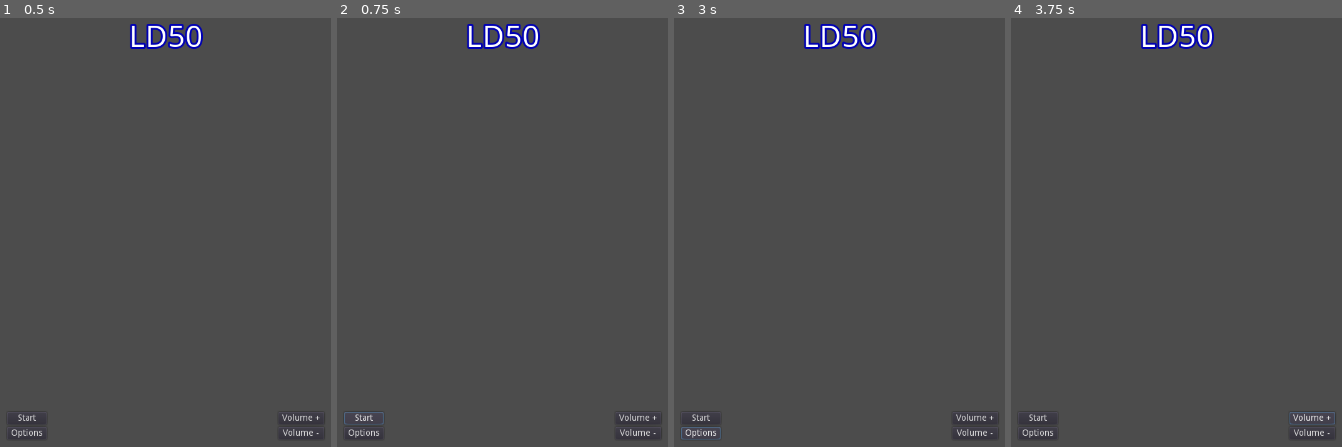
Above: before the commit, frames 1-4 (left to right).
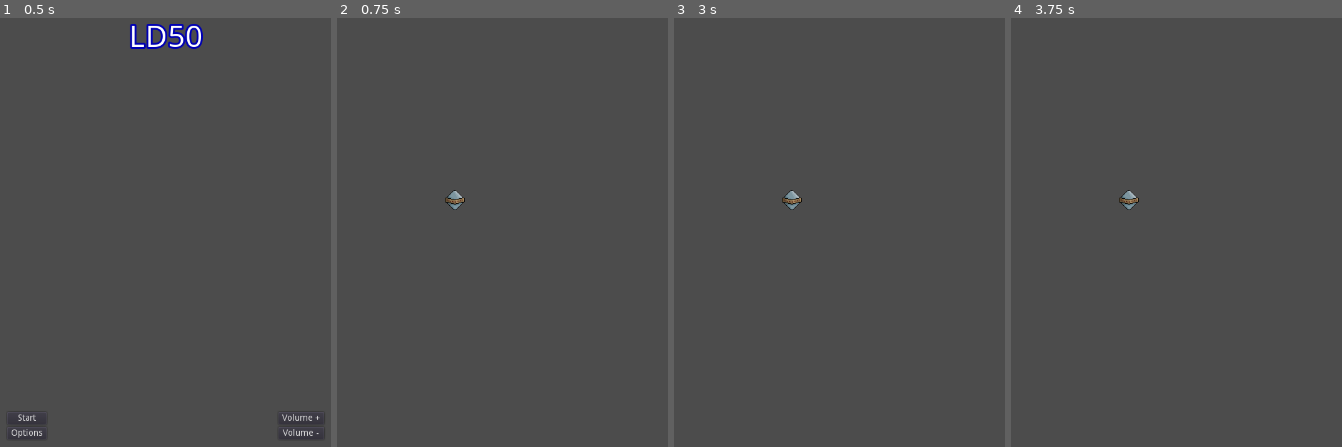
Above: after the commit, the same moments.

Repository: alpacanumerals/LD50
Game: Godot game, scene res://TitleScreen.tscn
The game is run twice, just before and just after one commit, with the same random seed, the same clock (stepped at 60 frames per second) and the same inputs.
Inputs (mouse positions are in pixels of both pictures, inside the frame that each line leads up to):
- Up to frame 1 (0.5 s): no input
- Up to frame 2 (0.75 s): click "Start" at 0.5 s
- Up to frame 3 (3 s): click (700, 416) at 1.25 s, where only the run before the commit has a clickable "Start"; click (700, 416) at 2 s, where only the run before the commit has a clickable "Start"; click (700, 434) at 2.75 s, where only the run before the commit has a clickable "Options"
- Up to frame 4 (3.75 s): click (1312, 416) at 3.5 s, where only the run before the commit has a clickable "Volume +"

Frame 1 is identical in both runs. In frame 2, 1.4% of the frame differs, in the area x 2-97%, y 1-99%; in frame 3, 1.4%; in frame 4, 1.4%.

Commit message:
switch to gameplay scene

Diff:
--- a/TitleScreen.gd
+++ b/TitleScreen.gd
@@ -16,6 +16,7 @@
     Sound.master_volume_down()
 
 func _on_StartButton_pressed():
+    Switcher.switch_scene("res://GameplayScene.tscn")
     Sound.play_button_jingle()
 
 func _on_OptionsButton_pressed():
--- /dev/null
+++ b/autoload/switcher.gd
@@ -0,0 +1,8 @@
+extends Node
+
+func _ready():
+    pause_mode = Node.PAUSE_MODE_PROCESS
+
+func switch_scene(path):
+    yield(get_tree().create_timer(0.15), "timeout")
+    get_tree().change_scene(path)
--- a/project.godot
+++ b/project.godot
@@ -17,6 +17,7 @@
 [autoload]
 
 Sound="*res://autoload/sound.gd"
+Switcher="*res://autoload/switcher.gd"
 
 [display]
 
